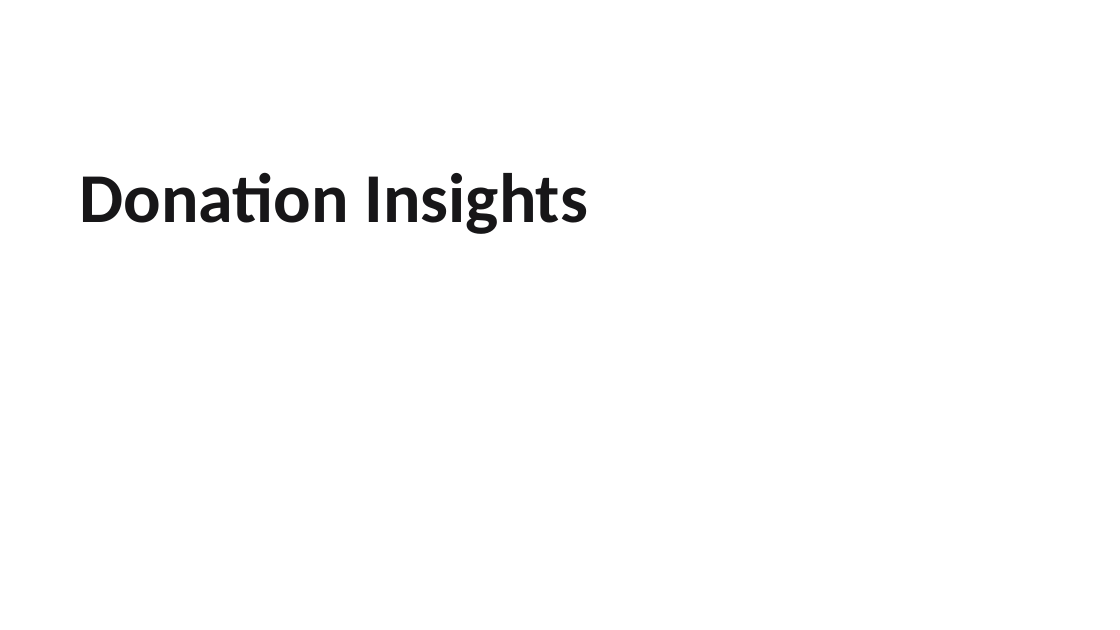
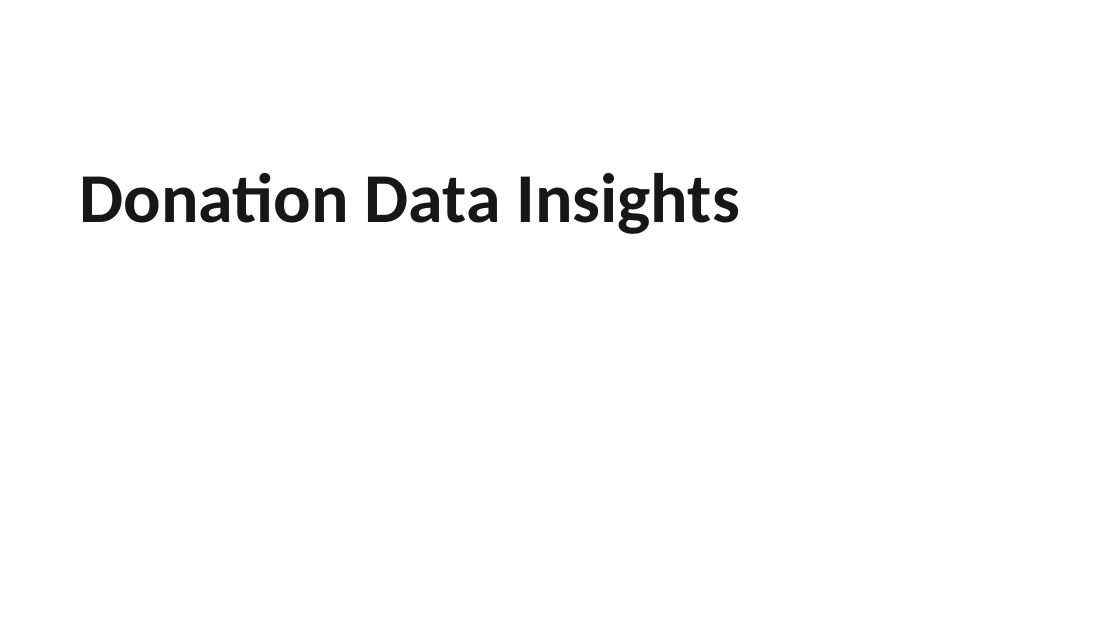
Before and after one commit to edimaudo/hackathon_coding_challenges, a slide deck: slide 5 of Apra/2025/apra_2025/Apra 2025 Data Science Challenge Deck.pptx. Drawn at 1120x630 pixels with LibreOffice and Linux fonts; fonts in the diff are those of the drawing; background and template pictures are left out. Boxes give left, top, right and bottom in pixels: in the first picture for what was removed or moved away, otherwise in the second. Text is boxed around its words. In the diff, an @@ line names an element or a change of style, - is before the commit and + after.

```diff
--- a/Apra/2025/apra_2025/Apra 2025 Data Science Challenge Deck.pptx
+++ b/Apra/2025/apra_2025/Apra 2025 Data Science Challenge Deck.pptx
@@ title at bbox=[80, 172, 740, 234]: text changed @@
-Donation Insights
+Donation Data Insights
```
Also in this commit, not shown: 9 slides added, 3 slides removed.
